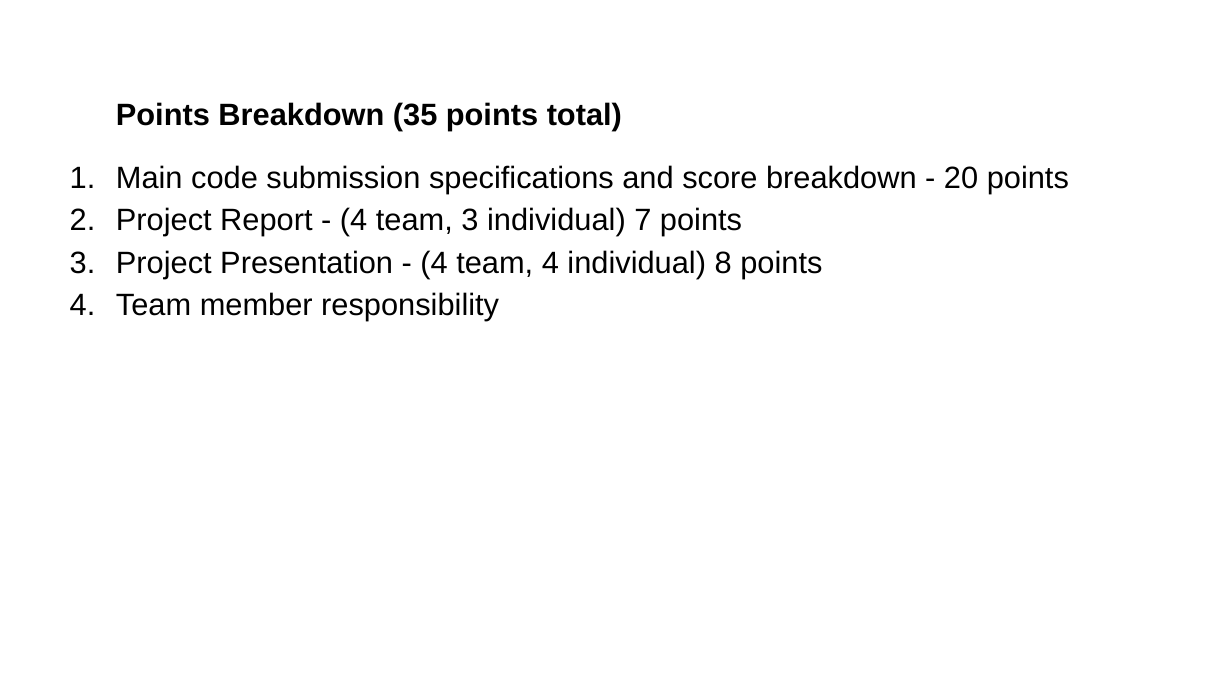
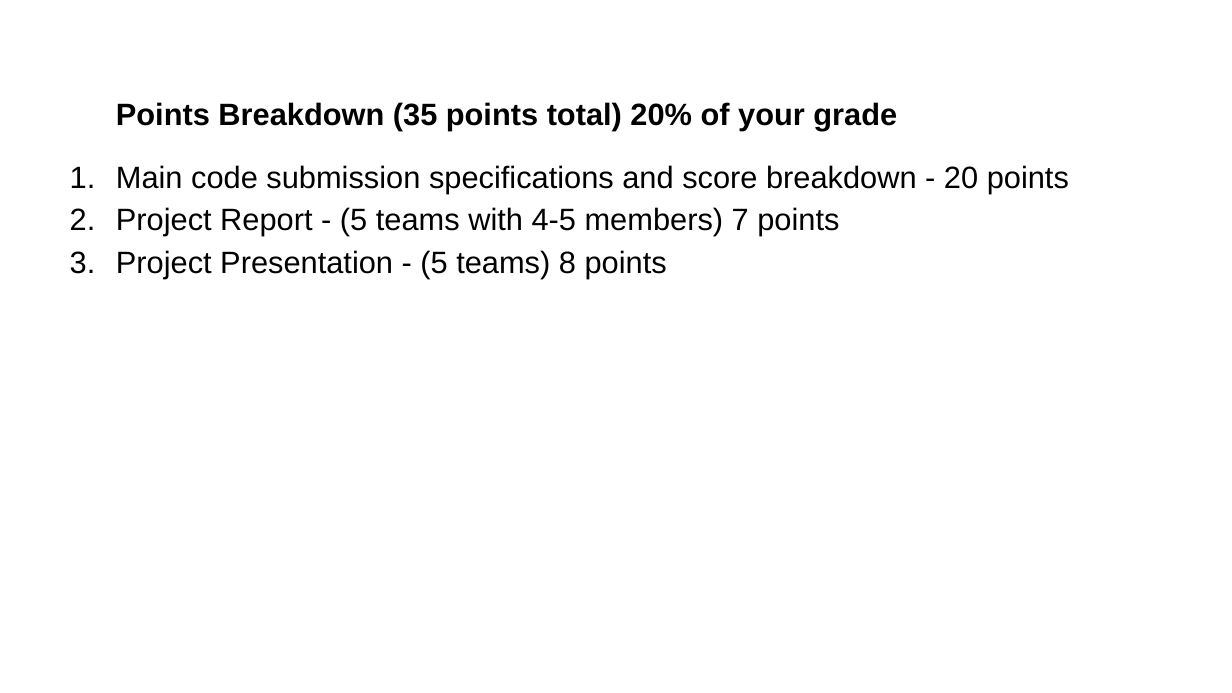
Before and after one commit to gk5951/RIT-DSCI-633-FDS, a slide deck: slide 2 of Syllabus/ProjectFiles/ProjectGradingRubric.pptx. Drawn at 1232x693 pixels with LibreOffice and Linux fonts; fonts in the diff are those of the drawing. Boxes give left, top, right and bottom in pixels: in the first picture for what was removed or moved away, otherwise in the second. Text is boxed around its words. In the diff, an @@ line names an element or a change of style, - is before the commit and + after.

Commit message:
Updated Project Folder

```diff
--- a/Syllabus/ProjectFiles/ProjectGradingRubric.pptx
+++ b/Syllabus/ProjectFiles/ProjectGradingRubric.pptx
@@ text at box(116, 102, 897, 130): text changed @@
-Points Breakdown (35 points total)
+Points Breakdown (35 points total) 20% of your grade
@@ text at box(116, 207, 839, 278): text changed @@
-2. Project Report - (4 team, 3 individual) 7 points
-3. Project Presentation - (4 team, 4 individual) 8 points
-4. Team member responsibility
+2. Project Report - (5 teams with 4-5 members) 7 points
+3. Project Presentation - (5 teams) 8 points
```
Also in this commit, not shown: 2 other slides changed, 1 other file.
